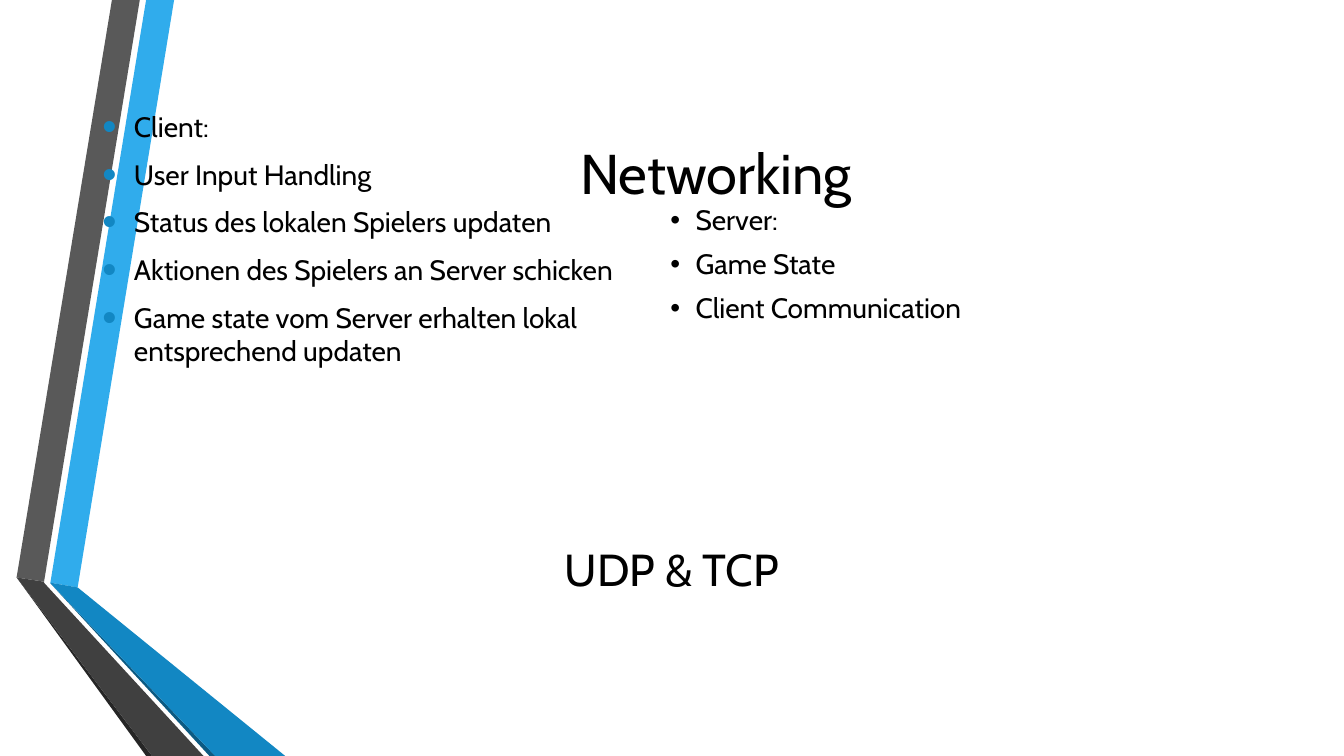
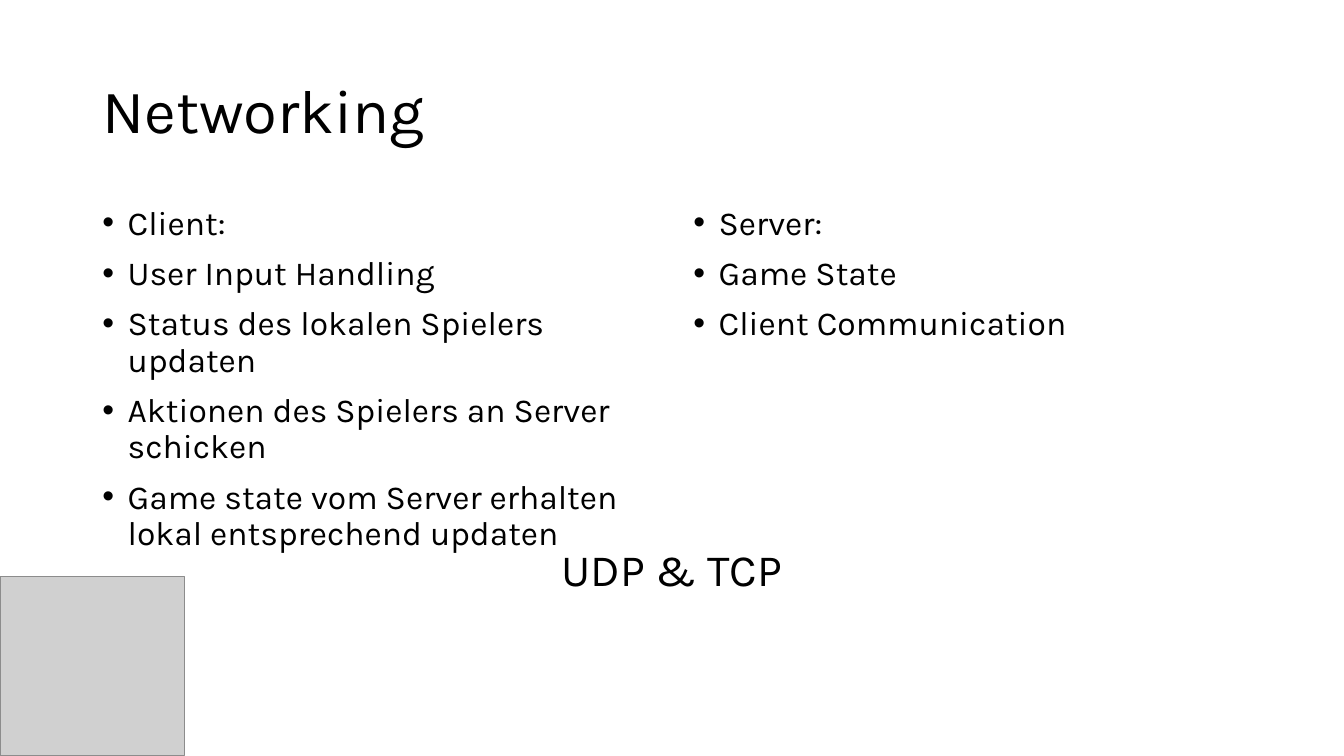
Before and after one commit to verifizieren/iGOAT, a slide deck: slide 7 of Presentation/Gruppe10(Präsentation1).pptx (slide 5 before the commit). Drawn at 1344x756 pixels with LibreOffice and Linux fonts; fonts in the diff are those of the drawing; grey boxes stand for pictures; background and template pictures are left out. Boxes give left, top, right and bottom in pixels: in the first picture for what was removed or moved away, otherwise in the second. Text is boxed around its words. In the diff, an @@ line names an element or a change of style, - is before the commit and + after.

```diff
--- a/Presentation/Gruppe10(Präsentation1).pptx
+++ b/Presentation/Gruppe10(Präsentation1).pptx
@@ title "Networking": place and size @@
-title "Networking" at <box>580,152,851,207</box>
+title "Networking" at <box>102,90,424,148</box>
@@ title "Networking" at <box>102,90,424,148</box>: size 40 to 44 pt, font Cabin to Karla; alignment centre to left; line spacing 1 to 0.9 @@
@@ text "Client:" at <box>128,212,618,553</box>: size 20 to 24 pt, font Cabin to Karla; indent changed; line spacing 1 to 0.9; vertical alignment middle to top @@
@@ text "Server:": place and size @@
-text "Server:" at <box>696,210,961,319</box>
+text "Server:" at <box>719,213,1067,336</box>
@@ text "Server:" at <box>719,213,1067,336</box>: size 20 to 24 pt, font Cabin to Karla @@
@@ text "UDP & TCP" at <box>562,557,782,587</box>: font Cabin to Karla @@
@@ picture added at <box>0,577,185,756</box> @@
@@ group removed at <box>16,0,285,756</box>: 6 freeform shapes @@
```
Also in this commit, not shown: 3 other slides changed, 5 slides added, 4 slides removed.
